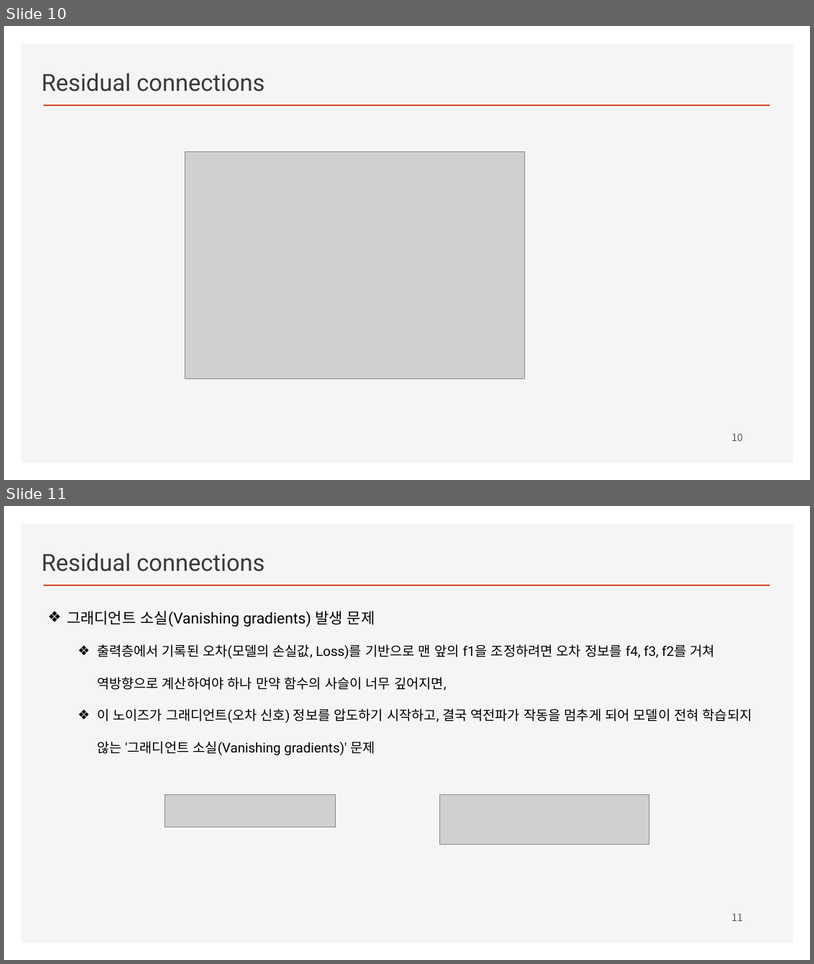
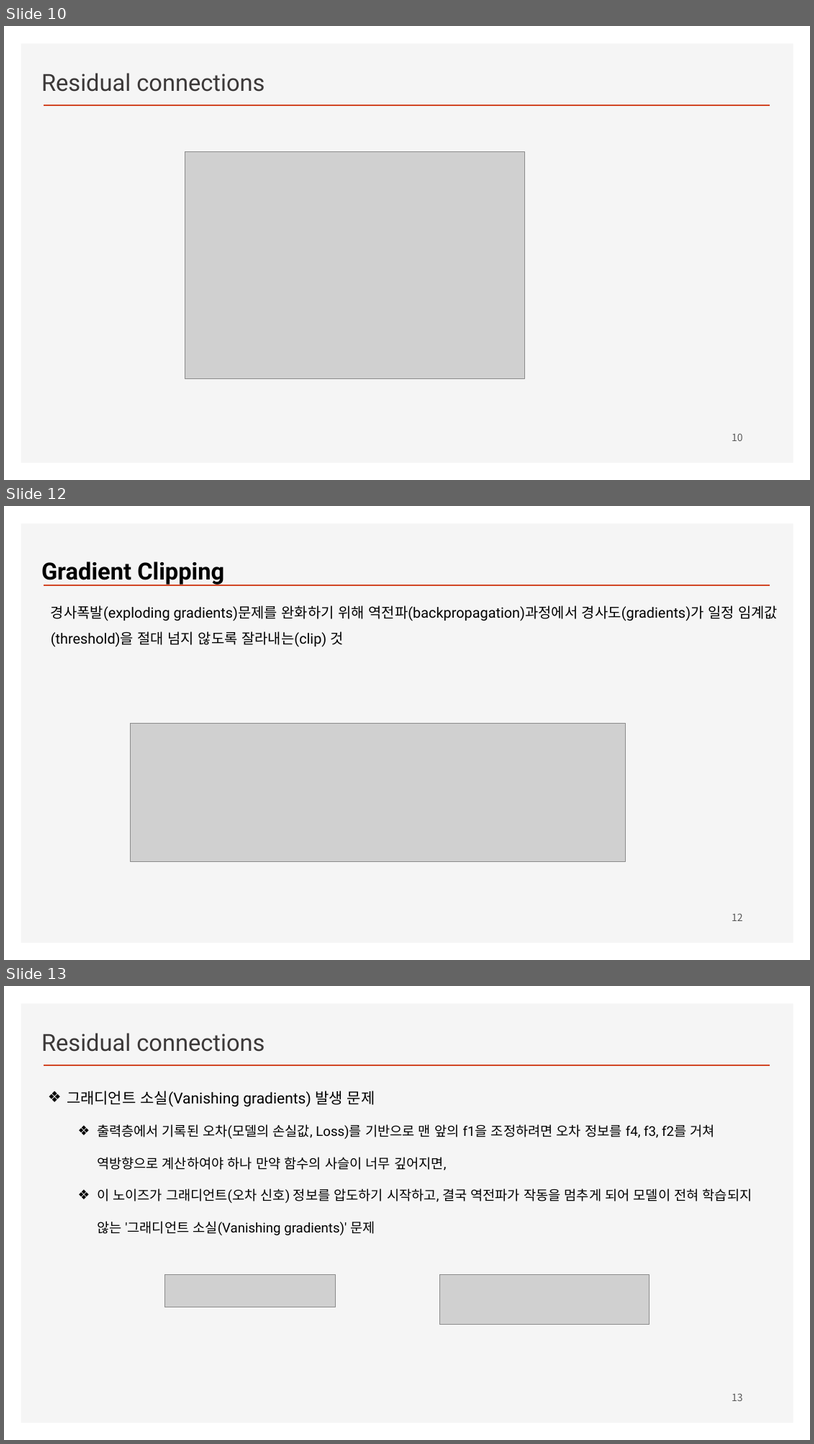
Before and after one commit to ancestor9/2026_Fall_Deep-Learning-with-Python, a slide deck: Chapter 09 ConvNet architecture patterns.pptx. Shown one above the other, each under a label of ours: slides 10 and 11 before the commit, slides 10, 12 and 13 after it; the slides between them are not shown. The pictures are 814x964 and 814x1444 pixels, drawn with LibreOffice and Linux fonts; fonts in the diff are those of the drawing; grey boxes stand for pictures; background and template pictures are left out. Boxes give left, top, right and bottom in pixels: in the first picture for what was removed or moved away, otherwise in the second. Text is boxed around its words. In the diff, an @@ line names an element or a change of style, - is before the commit and + after.

```diff
--- a/Chapter 09 ConvNet architecture patterns.pptx
+++ b/Chapter 09 ConvNet architecture patterns.pptx
@@ slide 12 added at [4, 506, 810, 960], background #FFFFFF; not listed: 2 template elements that a slide beside it also shows @@
@@ text added at [41, 561, 224, 585], 28 pt, text #000000, bold @@
+Gradient Clipping
@@ text added at [51, 605, 778, 647], 17 pt, text #000000 @@
+경사폭발(exploding gradients)문제를 완화하기 위해 역전파(backpropagation)과정에서 경사도(gradients)가 일정 임계값(threshold)을 절대 넘지 않도록 잘라내는(clip) 것
@@ picture added at [131, 723, 625, 861] @@
@@ page number added at [732, 913, 743, 921], 12 pt, text #595959 @@
+12
@@ what was slide 11 is now slide 13 @@
@@ page number at [732, 1393, 743, 1401]: text changed @@
-11
+13
```
Also in this commit, not shown: 6 other slides added, 1 slide removed.
